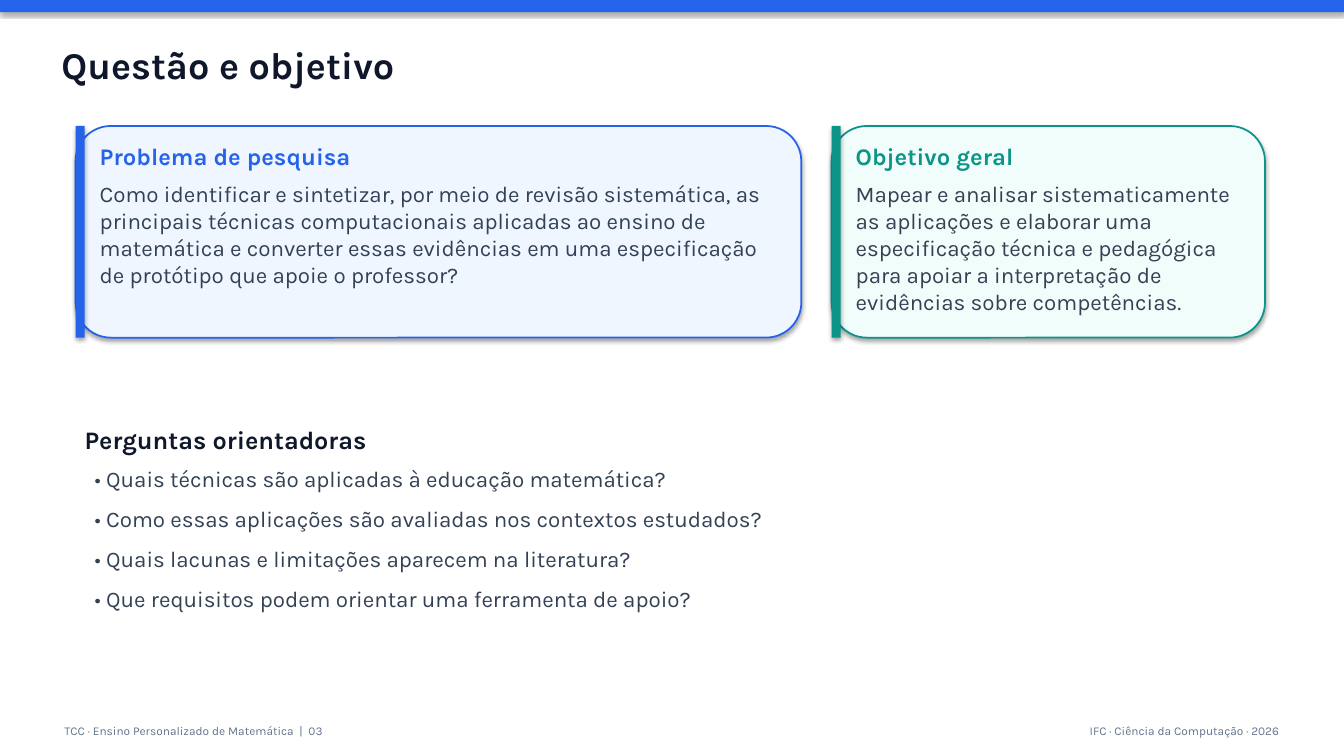
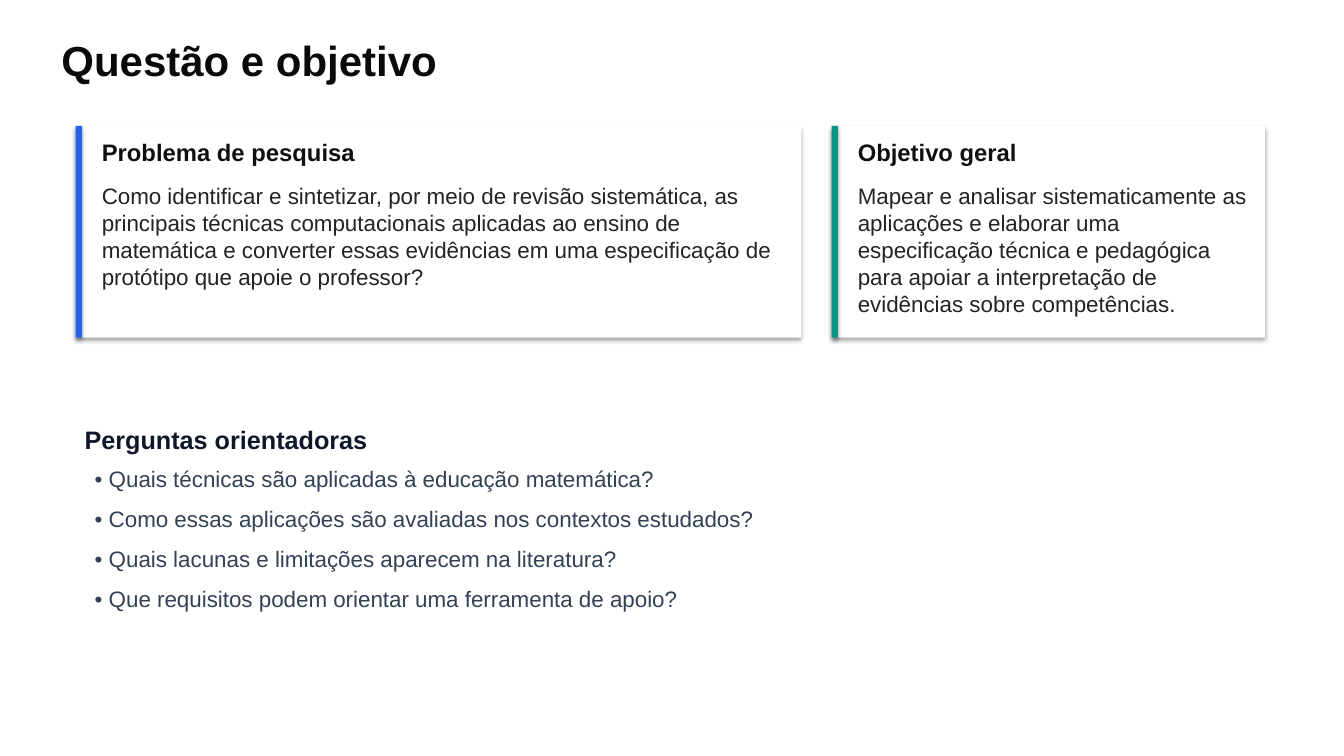
Before and after one commit to thalesfb/ccw, a slide deck: slide 3 of results/tcc/presentation/ensino_personalizado_de_matematica_tcc.pptx. Drawn at 1344x756 pixels with LibreOffice and Linux fonts; fonts in the diff are those of the drawing. Boxes give left, top, right and bottom in pixels: in the first picture for what was removed or moved away, otherwise in the second. Text is boxed around its words. In the diff, an @@ line names an element or a change of style, - is before the commit and + after.

Commit message:
🎨 style(presentation): align TCC deck with PTC visual language (#69)

```diff
--- a/results/tcc/presentation/ensino_personalizado_de_matematica_tcc.pptx
+++ b/results/tcc/presentation/ensino_personalizado_de_matematica_tcc.pptx
@@ rectangle removed at [0, 0, 1344, 12] @@
@@ text "Questão e objetivo": place and size @@
-text "Questão e objetivo" at [61, 52, 395, 88]
+text "Questão e objetivo" at [61, 45, 437, 84]
@@ text "Questão e objetivo" at [61, 45, 437, 84]: size 27 to 30 pt, font Karla to Arial, text colour #0F172A to #0A0A0A @@
@@ rounded rectangle removed at [76, 126, 802, 338] @@
@@ rectangle added at [76, 126, 802, 338], fill #FFFFFF @@
@@ text "Problema de pesquisa" at [102, 143, 354, 166]: font Karla to Arial, text colour #2563EB to #0F0F0F @@
@@ rounded rectangle removed at [832, 126, 1265, 338] @@
@@ rectangle added at [832, 126, 1265, 338], fill #FFFFFF @@
@@ text "Objetivo geral" at [858, 143, 1017, 166]: font Karla to Arial, text colour #0D9488 to #0F0F0F @@
@@ text "Como identificar e sintetizar, por ..." at [102, 187, 771, 290]: font Karla to Arial, text colour #334155 to #232323 @@
@@ text "Mapear e analisar sistematicamente as ..." at [858, 187, 1247, 317]: font Karla to Arial, text colour #334155 to #232323 @@
@@ text "Perguntas orientadoras" at [85, 430, 368, 455]: font Karla to Arial @@
@@ text "• Quais técnicas são aplicadas ..." at [109, 470, 753, 612]: font Karla to Arial @@
@@ text removed at [64, 726, 322, 735] @@
-TCC · Ensino Personalizado de Matemática | 03
@@ text removed at [1090, 726, 1279, 738] @@
-IFC · Ciência da Computação · 2026
```
Also in this commit, not shown: 18 other slides changed, 2 other files.
